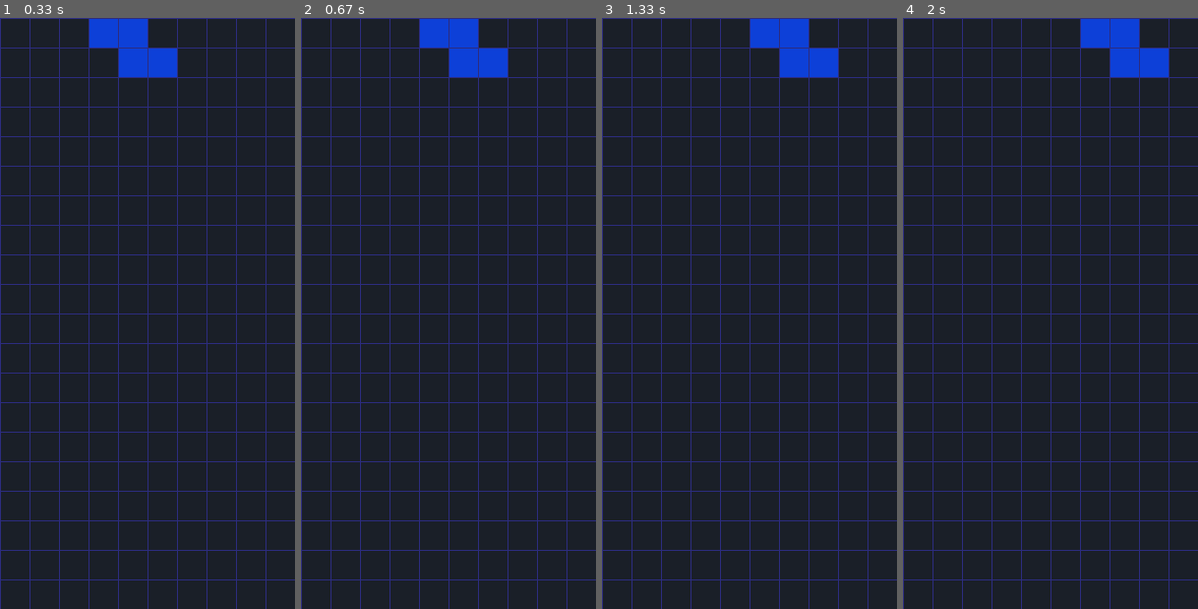
Above: before the commit, frames 1-4 (left to right).
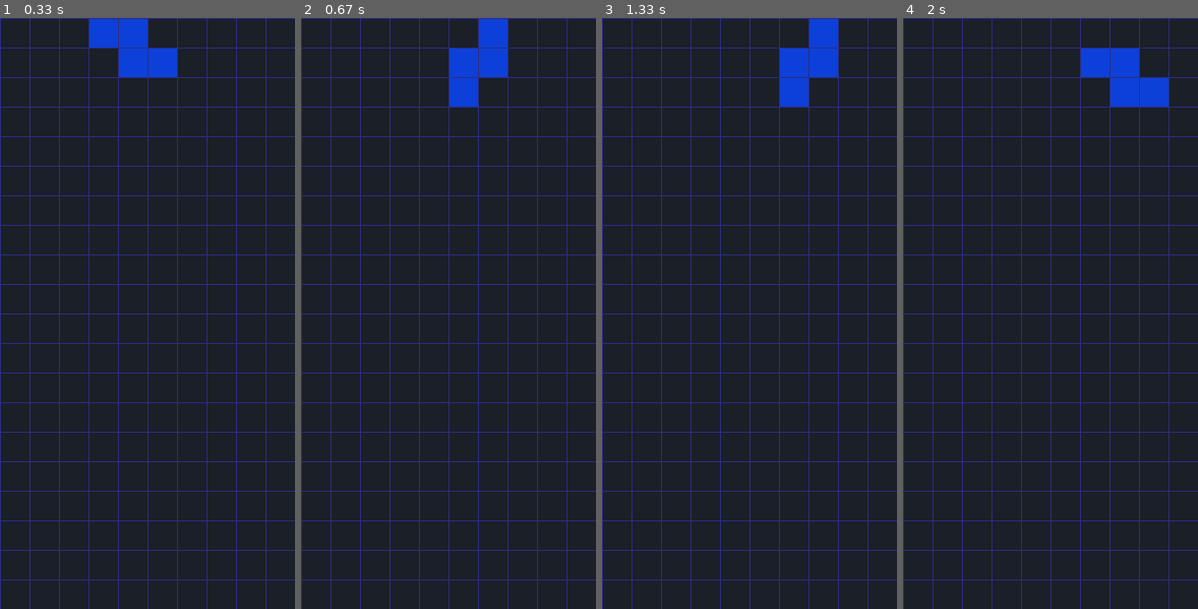
Above: after the commit, the same moments.

Repository: letsleepingfoxeslie/what-does-the-fox-code
Game: pygame game, started from 005-pygame-bepis/bepis.py
Same seed, same stepped clock (60 frames per second), same inputs: the game is played once before the commit and once after it.
Inputs:
- Up to frame 1 (0.33 s): no input
- Up to frame 2 (0.67 s): hold Z from 0.33 s (still down); hold Right from 0.33 s (still down)
- Up to frame 3 (1.33 s): release Z at 0.8 s; release Right at 0.8 s; hold Right 0.83-1.3 s
- Up to frame 4 (2 s): hold Up 1.33-1.63 s; hold Right from 1.67 s (still down)

Frame 1 is identical in both runs. In frame 2, 1.9% of the frame differs, in the area x 40-70%, y 0-15%; in frame 3, 1.9%; in frame 4, 2.8%, in the area x 60-90%, y 0-15%.

Commit message:
Feature: add rotation for tetriminos

Diff:
--- a/005-pygame-bepis/bepis.py
+++ b/005-pygame-bepis/bepis.py
@@ -25,6 +25,8 @@
                 game.move_right()
             if event.key == pygame.K_DOWN:
                 game.move_down()
+            if event.key in [pygame.K_UP, pygame.K_z, pygame.K_q]:
+                game.rotate_block()
 
     # Drawing stuff?
     screen.fill((44, 44, 127))
--- a/005-pygame-bepis/block.py
+++ b/005-pygame-bepis/block.py
@@ -23,6 +23,15 @@
         moved_tiles = [Position(tile.row + self.row_offset, tile.column + self.column_offset) for tile in current_tiles]
         return moved_tiles
 
+    def rotate(self):
+        self.rotation_state += 1
+        if self.rotation_state == len(self.cells):
+            self.rotation_state = 0
+
+    def undo_rotate(self):
+        self.rotation_state -= 1
+        if self.rotation_state < 0:
+            self.rotation_state = len(self.cells) - 1
 
     def draw(self, screen):
 
--- a/005-pygame-bepis/game.py
+++ b/005-pygame-bepis/game.py
@@ -36,6 +36,11 @@
         if self.are_all_blocks_in_grid() == False:
             self.current_block.move(-1, 0)
 
+    def rotate_block(self):
+        self.current_block.rotate()
+        if not self.are_all_blocks_in_grid():
+            self.current_block.undo_rotate()
+
     def are_all_blocks_in_grid(self):
         tiles = self.current_block.get_cell_positions()
         for tile in tiles:
